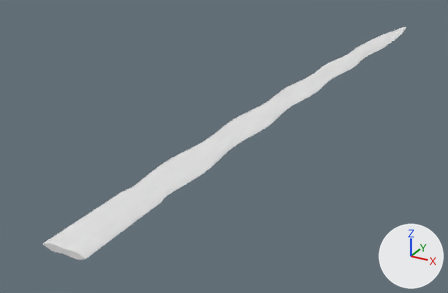
What one commit did to the glTF model godot/assets/waffen/modelle/grossschwertklinge/t2_5.glb.
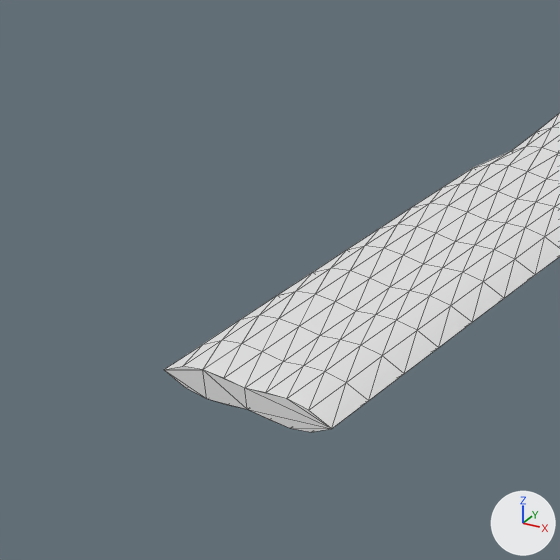
There are two pictures of each version: one whole from a 50 mm camera at (0.434, -0.223, 0.38) aimed at (-0.082, 0.715, -0.09), one close up on the part from 0% to 32% of the width and 51% to 100% of the height. Lighting does not change. The marker at lower right points along +X, +Y and +Z. The older version's two pictures come first. The close-ups show mesh edges as thin lines. Vertices at exactly the same position are counted once.

The scene before the commit, as lines of its bpy script (objects in view):
```python
me_grossschwertklinge_t2_5 = bpy.data.meshes.new('grossschwertklinge_t2_5')
me_grossschwertklinge_t2_5.from_pydata(...)  # 1281 vertices, 2558 faces; spans x -0.031..0.07, y 0.2..1.48, z -0.005..0.005
me_grossschwertklinge_t2_5.materials.append(mat_klinge)  # white #e7e7e7
ob_grossschwertklinge_t2_5 = bpy.data.objects.new('grossschwertklinge_t2_5', me_grossschwertklinge_t2_5)
ob_grossschwertklinge_t2_5.location = (0.0, 0.0, 0.0)
```
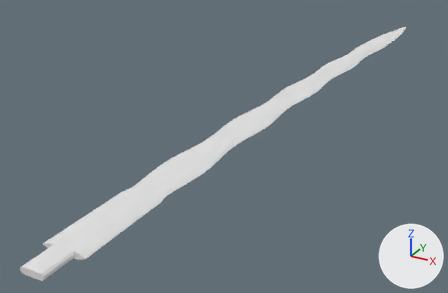
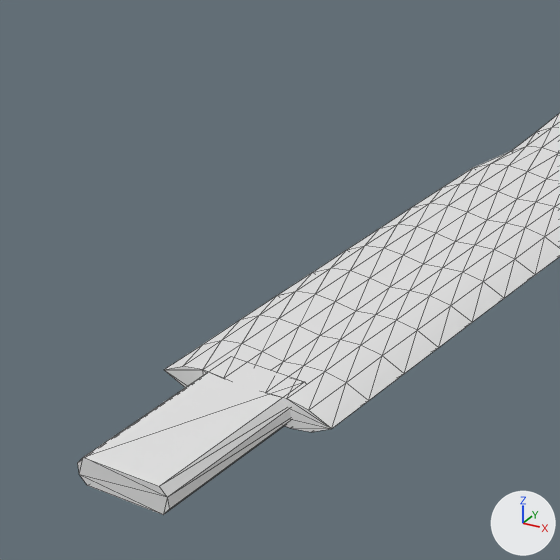
Changed parts and their boxes (x1, y1, x2, y2) in the close-ups (560 x 560 px):
'grossschwertklinge_t2_5', reshaped: before (164, 113, 560, 432); after (78, 113, 560, 515)
part 1 of me_grossschwertklinge_t2_5, added: after (78, 360, 293, 515)

The change in detail:
me_grossschwertklinge_t2_5 is used by ob_grossschwertklinge_t2_5; location (0.0, 0.0, 0.0).
me_grossschwertklinge_t2_5 had 1281 vertices, 2558 faces and spanned x -0.031..0.07, y 0.2..1.48, z -0.005..0.005.
me_grossschwertklinge_t2_5 now has 1297 vertices, 2586 faces and spans x -0.031..0.07, y 0.152..1.48, z -0.005..0.005.
me_grossschwertklinge_t2_5 part 1: a new loose piece of 16 vertices spanning x -0.016..0.016, y 0.152..0.21, z -0.005..0.005, in mat_klinge (white #e7e7e7).
